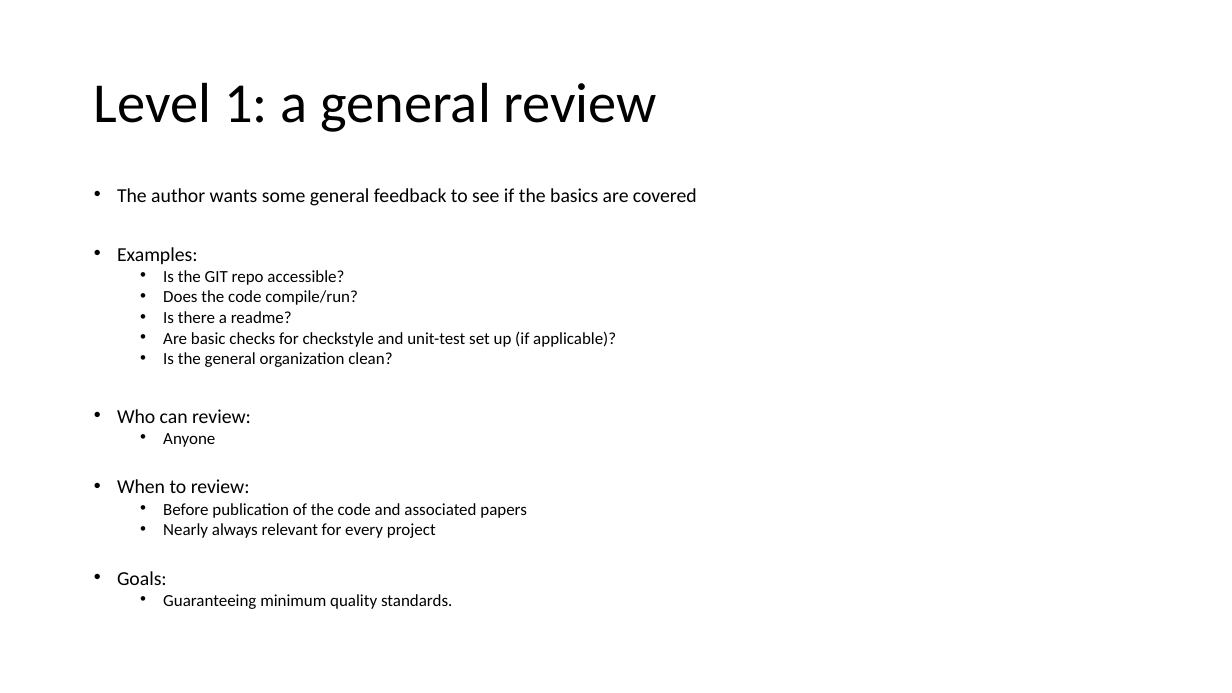
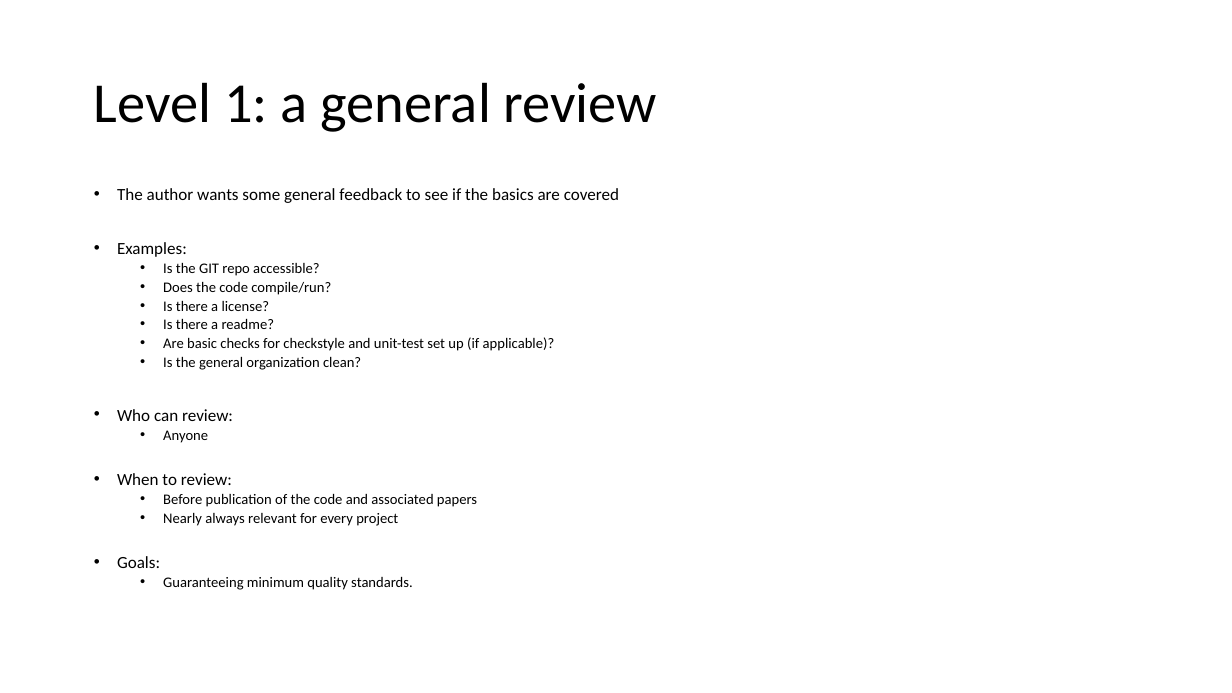
Before and after one commit to MaastrichtU-CDS/general_coding_practices, a slide deck: slide 2 of General Software Engineering/Levels of Peer Reviews.pptx. Drawn at 1232x693 pixels with LibreOffice and Linux fonts; fonts in the diff are those of the drawing. Boxes give left, top, right and bottom in pixels: in the first picture for what was removed or moved away, otherwise in the second. Text is boxed around its words. In the diff, an @@ line names an element or a change of style, - is before the commit and + after.

Commit message:
Feedback Yoshi

```diff
--- a/General Software Engineering/Levels of Peer Reviews.pptx
+++ b/General Software Engineering/Levels of Peer Reviews.pptx
@@ text at [117,188,619,590]: size 15.4 to 13.3 pt in "The author wants some general feedback to ...", "Examples:", "Who can review:", "When to review:" and 1 more places; size 13.2 to 11.4 pt in "Is the GIT repo accessible?", "Does the code compile/run?", "Is there a readme?", "Are basic checks for checkstyle and unit-test ..." and 5 more places @@
@@ text at [163,301,270,311]: paragraph added @@
+  • Is there a license?
```
Also in this commit, not shown: 1 other slide changed.
